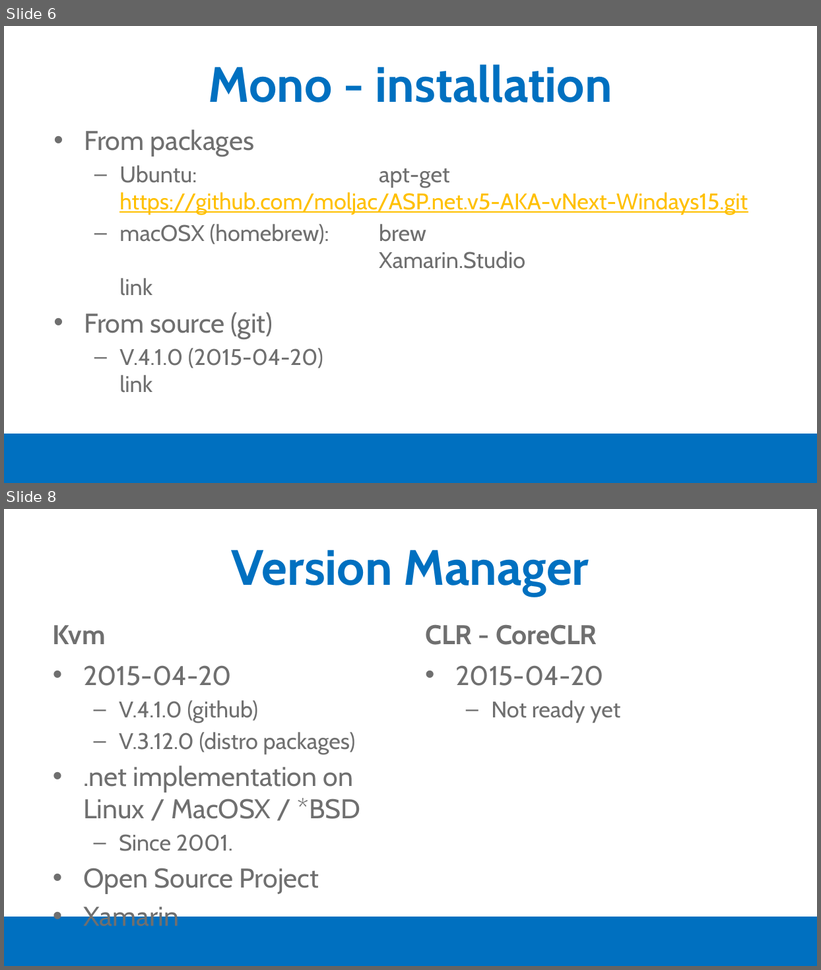
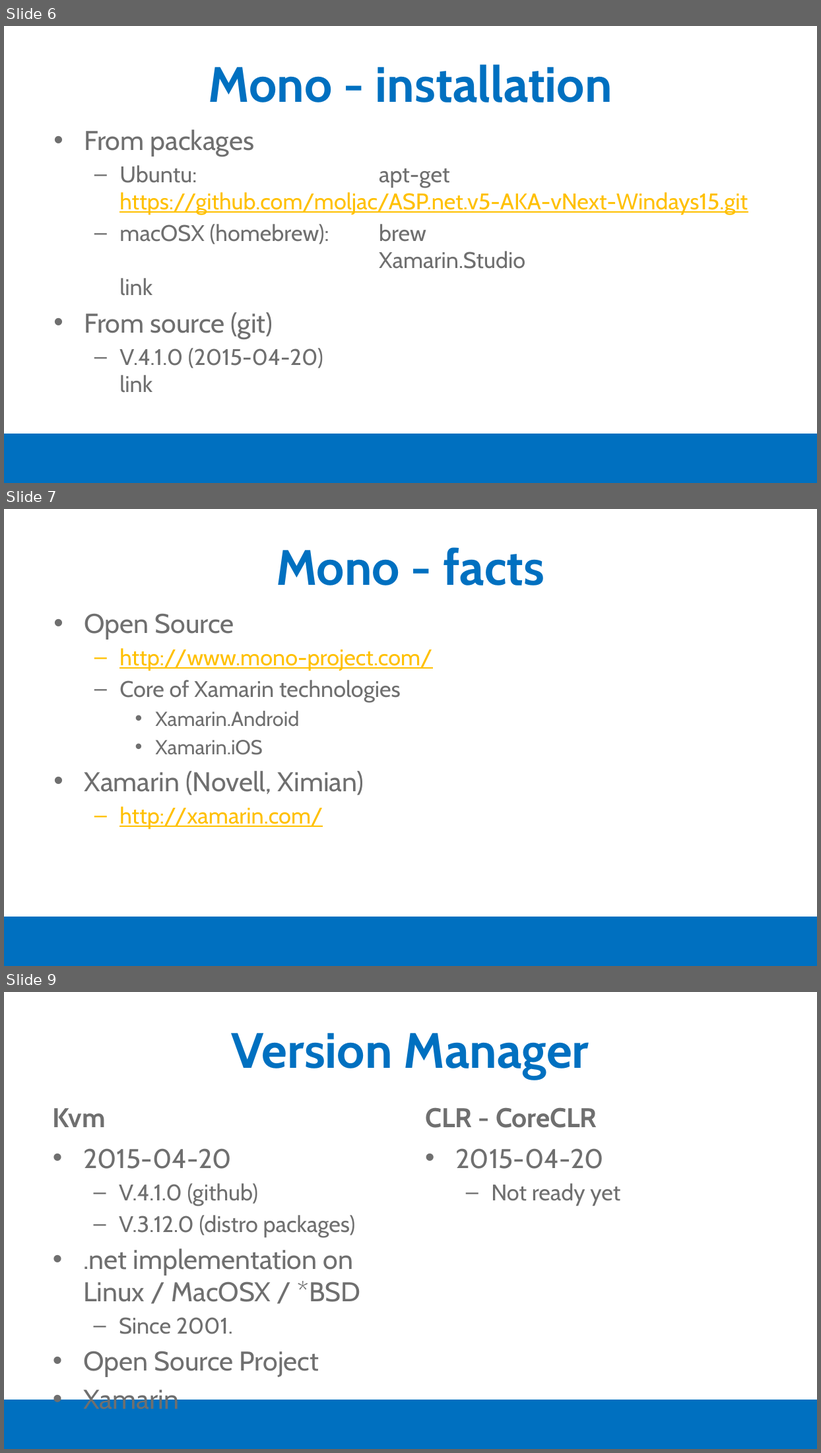
Before and after one commit to moljac/ASP.net.v5-AKA-vNext-Windays15, a slide deck: talk/Windays15 - ASP.net v.5 (vNext) on Linux and Mac OSX.pptx. Shown one above the other, each under a label of ours: slides 6 and 8 before the commit, slides 6, 7 and 9 after it; the slides between them are not shown. The pictures are 821x970 and 821x1453 pixels, drawn with LibreOffice and Linux fonts; fonts in the diff are those of the drawing; background and template pictures are left out. Boxes give left, top, right and bottom in pixels: in the first picture for what was removed or moved away, otherwise in the second. Text is boxed around its words. In the diff, an @@ line names an element or a change of style, - is before the commit and + after.

```diff
--- a/talk/Windays15 - ASP.net v.5 (vNext) on Linux and Mac OSX.pptx
+++ b/talk/Windays15 - ASP.net v.5 (vNext) on Linux and Mac OSX.pptx
@@ slide 7 added at (4, 509, 817, 966), background #FFFFFF; not listed: 1 template element that a slide beside it also shows @@
@@ title added at (276, 547, 545, 586), 44 pt, text #0070C0, bold @@
+Mono - facts
@@ text added at (85, 613, 432, 829), 20 pt, text #6F6F6F @@
+• Open Source
+  – http://www.mono-project.com/
+  – Core of Xamarin technologies
+    • Xamarin.Android
+    • Xamarin.iOS
+• Xamarin (Novell, Ximian)
+  – http://xamarin.com/
@@ what was slide 8 is now slide 9 @@
```
Also in this commit, not shown: 1 slide changed, 2 other slides added.
